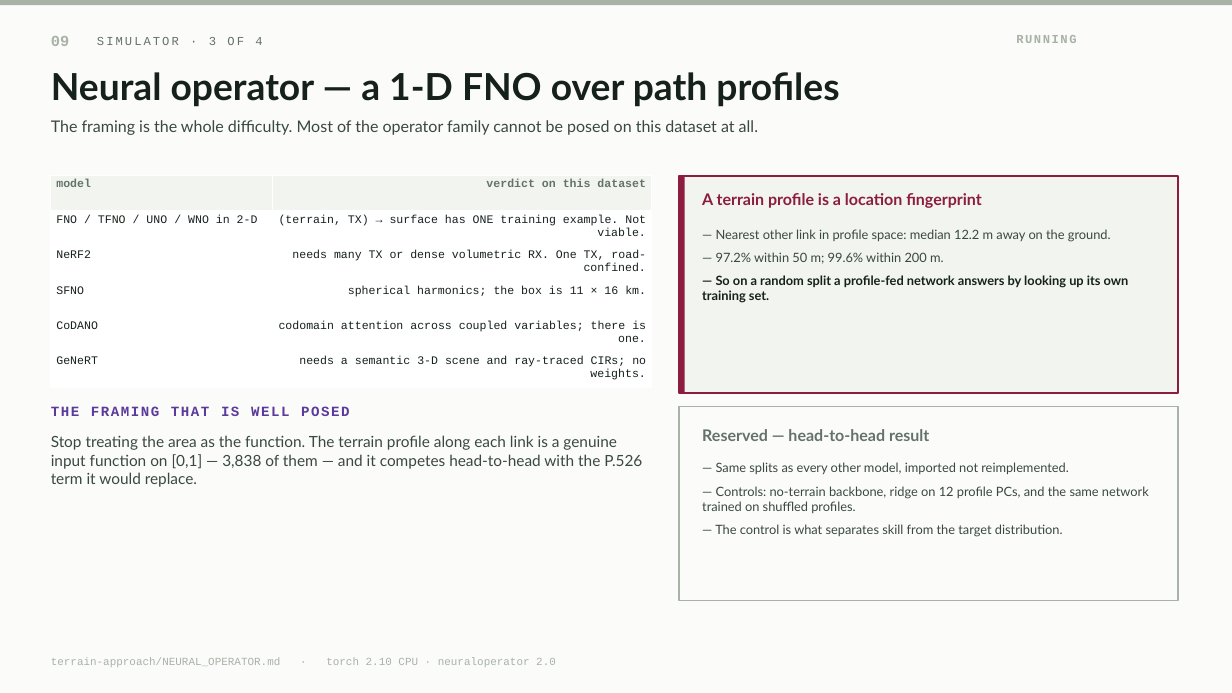
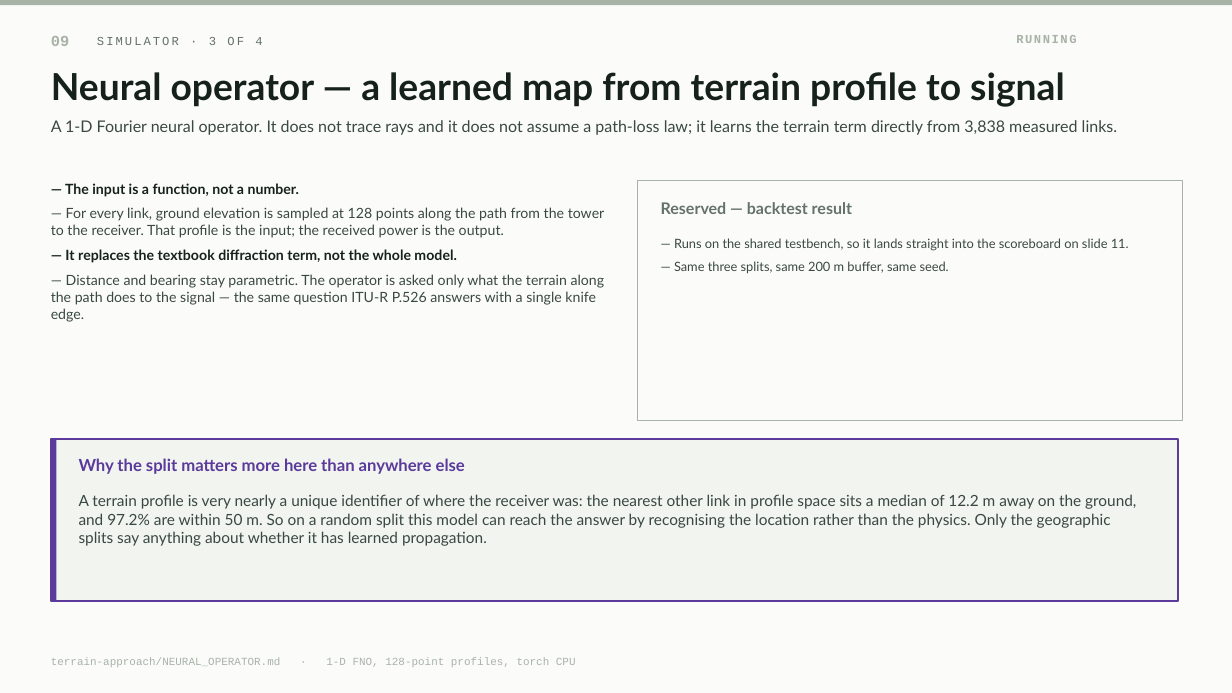
Before and after one commit to mtang724/arathon-c03-rural-infrastructure-placement, a slide deck: slide 9 of ARA_Challenge3.pptx. Drawn at 1232x693 pixels with LibreOffice and Linux fonts; fonts in the diff are those of the drawing. Boxes give left, top, right and bottom in pixels: in the first picture for what was removed or moved away, otherwise in the second. Text is boxed around its words. In the diff, an @@ line names an element or a change of style, - is before the commit and + after.

Commit message:
Rebuild the planner page on the merged template
Picks up the marginal-gain fix from 986f220: solve() already stores each round's
gain over everything placed before it, so the table was differencing an already-
differenced number and showing rounds 2 and 3 as negative. The built page carried
the old code until now.

Also rebuilds the deck: slide 9 leads with what the neural operator is rather than
a methodology tour, and the scoreboard reads reports/testbench.json so rows fill
themselves as simulators land.

```diff
--- a/ARA_Challenge3.pptx
+++ b/ARA_Challenge3.pptx
@@ text at (51, 72, 1065, 107): text changed @@
-Neural operator — a 1-D FNO over path profiles
+Neural operator — a learned map from terrain profile to signal
@@ text at (51, 120, 1117, 135): text changed @@
-The framing is the whole difficulty. Most of the operator family cannot be posed on this dataset at all.
+A 1-D Fourier neural operator. It does not trace rays and it does not assume a path-loss law; it learns the terrain term directly from 3,838 measured links.
@@ table removed at (51, 176, 652, 388), 6 rows, 2 columns @@
-model | verdict on this dataset
-FNO / TFNO / UNO / WNO in 2-D | (terrain, TX) → surface has ONE training example. Not viable.
-NeRF2 | needs many TX or dense volumetric RX. One TX, road-confined.
-SFNO | spherical harmonics; the box is 11 × 16 km.
-CoDANO | codomain attention across coupled variables; there is one.
-GeNeRT | needs a semantic 3-D scene and ray-traced CIRs; no weights.
@@ rectangle removed at (679, 176, 685, 393) @@
@@ text added at (51, 183, 605, 322), 11 pt, text #3A4842 @@
+— The input is a function, not a number.
+— For every link, ground elevation is sampled at 128 points along the path from the tower to the receiver. That profile is the input; the received power is the output.
+— It replaces the textbook diffraction term, not the whole model.
+— Distance and bearing stay parametric. The operator is asked only what the terrain along the path does to the signal — the same question ITU-R P.526 answers with a single knife edge.
@@ rectangle: place and size @@
-rectangle at (679, 176, 1178, 393)
+rectangle at (638, 180, 1183, 421)
@@ rectangle at (638, 180, 1183, 421): fill #F1F4EF to #FBFCFA; outline #8C1D40 1.5 pt to #A8B2A6 1 pt @@
@@ text added at (661, 202, 852, 214), 12.5 pt, text #65726B, bold @@
+Reserved — backtest result
@@ text removed at (702, 193, 981, 208) @@
-A terrain profile is a location fingerprint
@@ text added at (674, 238, 1129, 273), 10 pt, text #3A4842 @@
+— Runs on the shared testbench, so it lands straight into the scoreboard on slide 11.
+— Same three splits, same 200 m buffer, same seed.
@@ text removed at (702, 229, 1129, 303) @@
-— Nearest other link in profile space: median 12.2 m away on the ground.
-— 97.2% within 50 m; 99.6% within 200 m.
-— So on a random split a profile-fed network answers by looking up its own training set.
@@ text removed at (51, 406, 350, 416) @@
-THE FRAMING THAT IS WELL POSED
@@ rectangle removed at (679, 407, 1178, 601) @@
@@ text removed at (51, 435, 642, 487) @@
-Stop treating the area as the function. The terrain profile along each link is a genuine input function on [0,1] — 3,838 of them — and it competes head-to-head with the P.526 term it would replace.
@@ rectangle added at (51, 439, 1178, 601), fill #F1F4EF, outline #5B3A9B 1.5 pt @@
@@ rectangle added at (51, 439, 56, 601), fill #5B3A9B @@
@@ text removed at (702, 429, 929, 441) @@
-Reserved — head-to-head result
@@ text added at (79, 458, 465, 474), 13 pt, text #5B3A9B, bold @@
+Why the split matters more here than anywhere else
@@ text removed at (702, 462, 1149, 537) @@
-— Same splits as every other model, imported not reimplemented.
-— Controls: no-terrain backbone, ridge on 12 profile PCs, and the same network trained on shuffled profiles.
-— The control is what separates skill from the target distribution.
@@ text added at (79, 494, 1136, 546), 12 pt, text #3A4842 @@
+A terrain profile is very nearly a unique identifier of where the receiver was: the nearest other link in profile space sits a median of 12.2 m away on the ground, and 97.2% are within 50 m. So on a random split this model can reach the answer by recognising the location rather than the physics. Only the geographic splits say anything about whether it has learned propagation.
@@ text at (51, 657, 576, 667): text changed @@
-terrain-approach/NEURAL_OPERATOR.md · torch 2.10 CPU · neuraloperator 2.0
+terrain-approach/NEURAL_OPERATOR.md · 1-D FNO, 128-point profiles, torch CPU
```
Also in this commit, not shown: 1 other slide changed.
